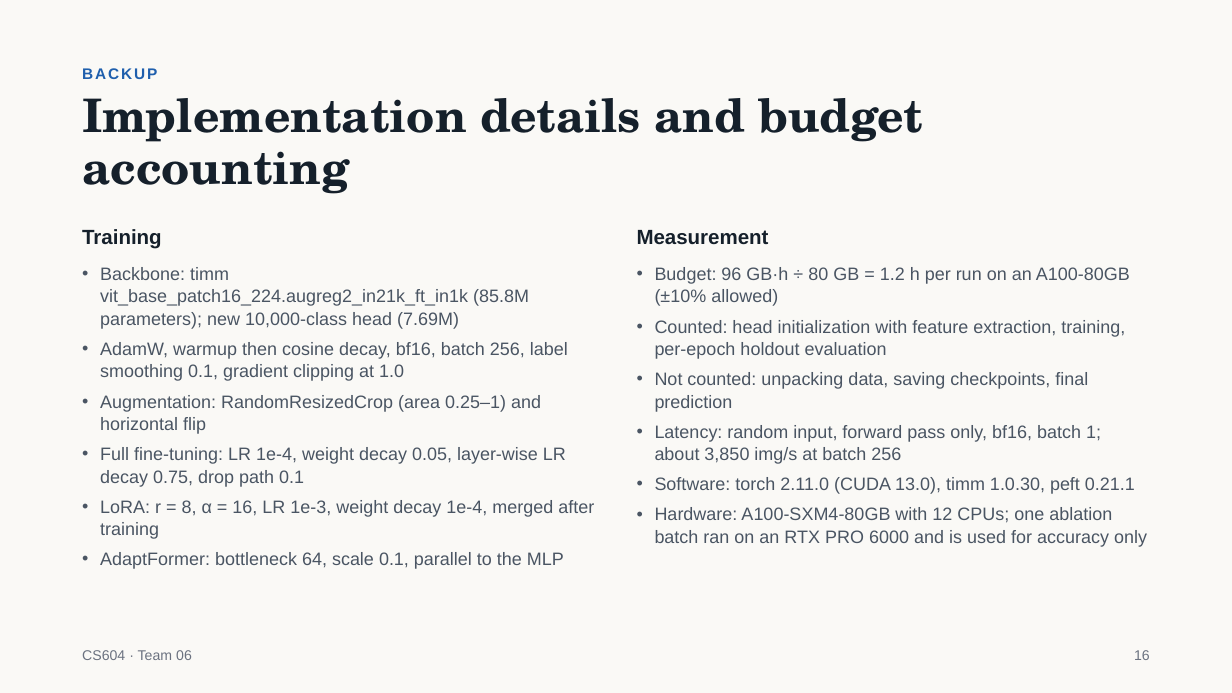
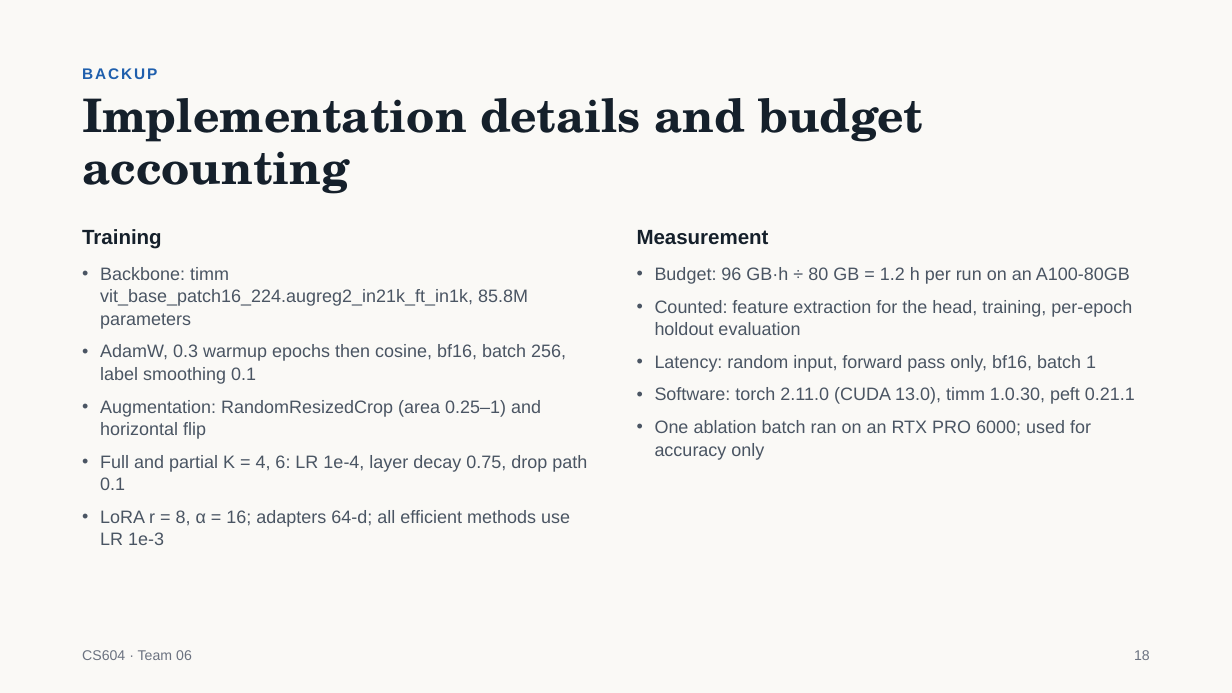
Before and after one commit to jiaobuchong/deep-cv, a slide deck: slide 18 of cs604_team06_slides.pptx (slide 16 before the commit). Drawn at 1232x693 pixels with LibreOffice and Linux fonts; fonts in the diff are those of the drawing. Boxes give left, top, right and bottom in pixels: in the first picture for what was removed or moved away, otherwise in the second. Text is boxed around its words. In the diff, an @@ line names an element or a change of style, - is before the commit and + after.

```diff
--- a/cs604_team06_slides.pptx
+++ b/cs604_team06_slides.pptx
@@ text at [100, 267, 566, 384]: text changed @@
-• Backbone: timm vit_base_patch16_224.augreg2_in21k_ft_in1k (85.8M parameters); new 10,000-class head (7.69M)
-• AdamW, warmup then cosine decay, bf16, batch 256, label smoothing 0.1, gradient clipping at 1.0
+• Backbone: timm vit_base_patch16_224.augreg2_in21k_ft_in1k, 85.8M parameters
+• AdamW, 0.3 warmup epochs then cosine, bf16, batch 256, label smoothing 0.1
@@ text at [655, 267, 1132, 372]: text changed @@
-• Budget: 96 GB·h ÷ 80 GB = 1.2 h per run on an A100-80GB (±10% allowed)
-• Counted: head initialization with feature extraction, training, per-epoch holdout evaluation
-• Not counted: unpacking data, saving checkpoints, final prediction
-• Latency: random input, forward pass only, bf16, batch 1; about 3,850 img/s at batch 256
+• Budget: 96 GB·h ÷ 80 GB = 1.2 h per run on an A100-80GB
+• Counted: feature extraction for the head, training, per-epoch holdout evaluation
+• Latency: random input, forward pass only, bf16, batch 1
@@ text at [655, 387, 1135, 404]: more space between paragraphs @@
@@ text at [100, 400, 541, 439]: more space between paragraphs @@
@@ text at [655, 420, 1091, 460]: text changed @@
-• Hardware: A100-SXM4-80GB with 12 CPUs; one ablation batch ran on an RTX PRO 6000 and is used for accuracy only
+• One ablation batch ran on an RTX PRO 6000; used for accuracy only
@@ text at [100, 455, 587, 545]: text changed @@
-• Full fine-tuning: LR 1e-4, weight decay 0.05, layer-wise LR decay 0.75, drop path 0.1
-• LoRA: r = 8, α = 16, LR 1e-3, weight decay 1e-4, merged after training
-• AdaptFormer: bottleneck 64, scale 0.1, parallel to the MLP
+• Full and partial K = 4, 6: LR 1e-4, layer decay 0.75, drop path 0.1
+• LoRA r = 8, α = 16; adapters 64-d; all efficient methods use LR 1e-3
```
Also in this commit, not shown: 5 other slides changed, 12 slides added, 9 slides removed, 11 other files.
